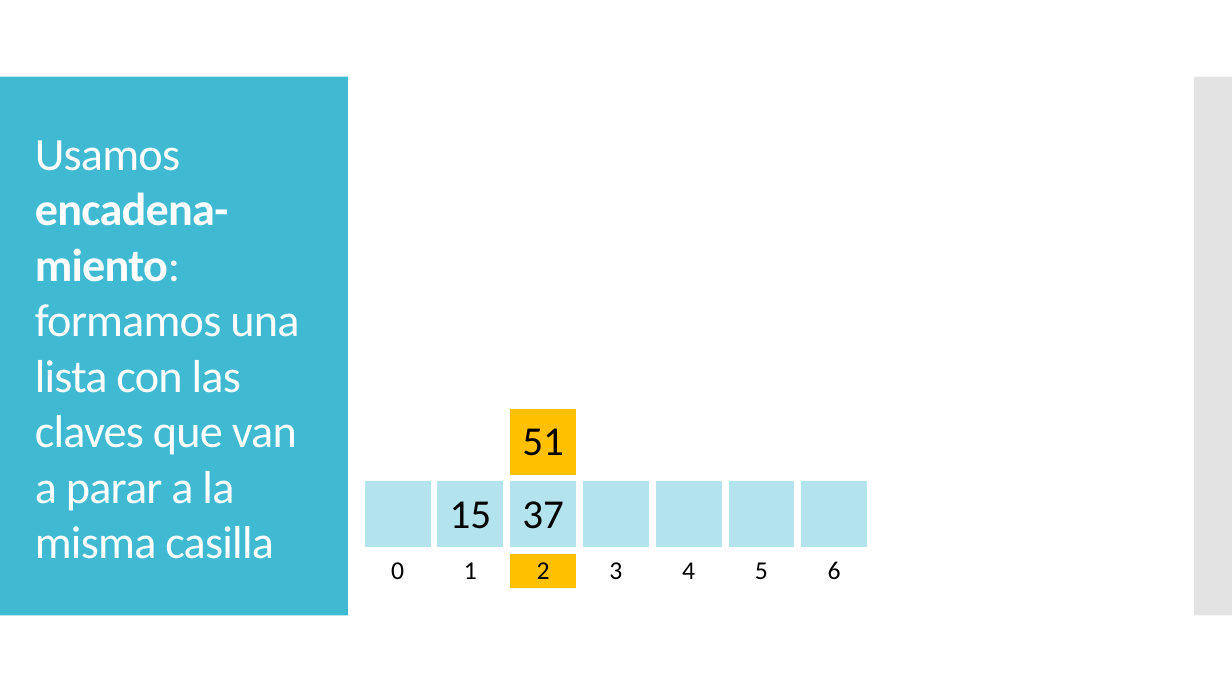
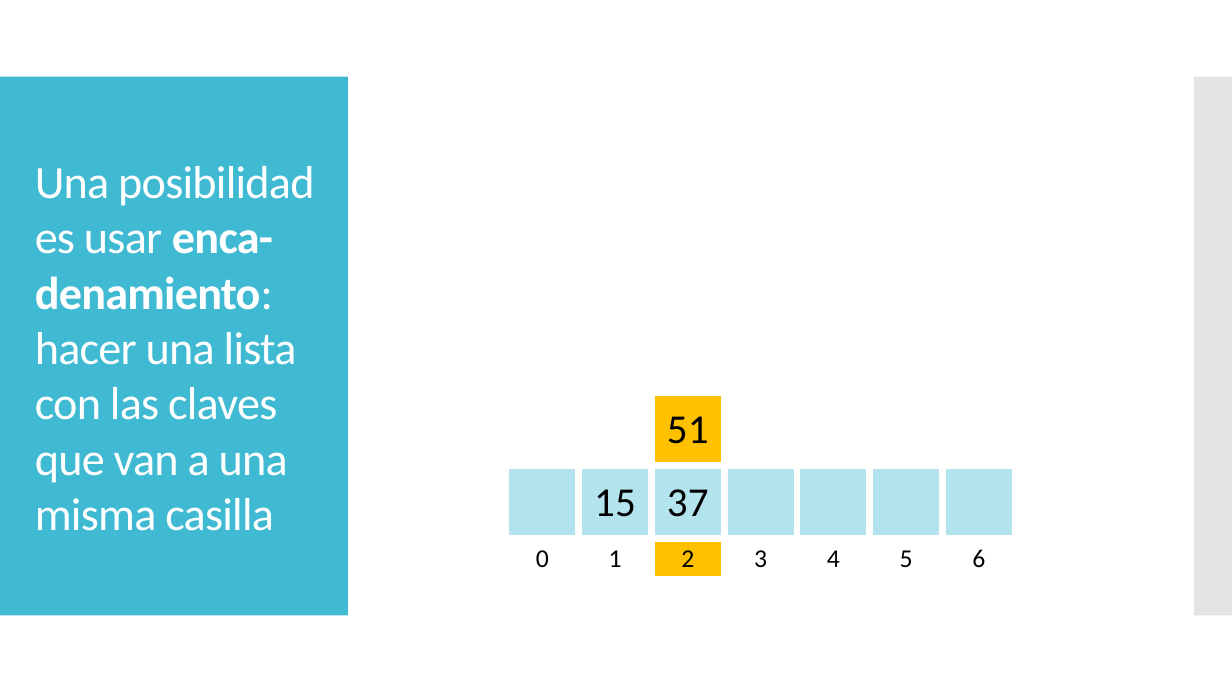
Before and after one commit to chris-carstens/2020-2, a slide deck: slide 16 of Clases/11 - Tablas de Hash/Tablas de hash.pptx (slide 17 before the commit). Drawn at 1232x693 pixels with LibreOffice and Linux fonts; fonts in the diff are those of the drawing; grey boxes stand for pictures. Boxes give left, top, right and bottom in pixels: in the first picture for what was removed or moved away, otherwise in the second. Text is boxed around its words. In the diff, an @@ line names an element or a change of style, - is before the commit and + after.

```diff
--- a/Clases/11 - Tablas de Hash/Tablas de hash.pptx
+++ b/Clases/11 - Tablas de Hash/Tablas de hash.pptx
@@ title at (x1=35, y1=166, x2=314, y2=531): text changed @@
-Usamos encadena-miento: formamos una lista con las claves que van a parar a la misma casilla
+Una posibilidad es usar enca-denamiento: hacer una lista con las claves que van a una misma casilla
@@ table moved from (x1=361, y1=406, x2=872, y2=592) to (x1=506, y1=393, x2=1018, y2=579) @@
```
Also in this commit, not shown: 20 other slides changed, 9 slides added, 5 slides removed, 3 other files.
